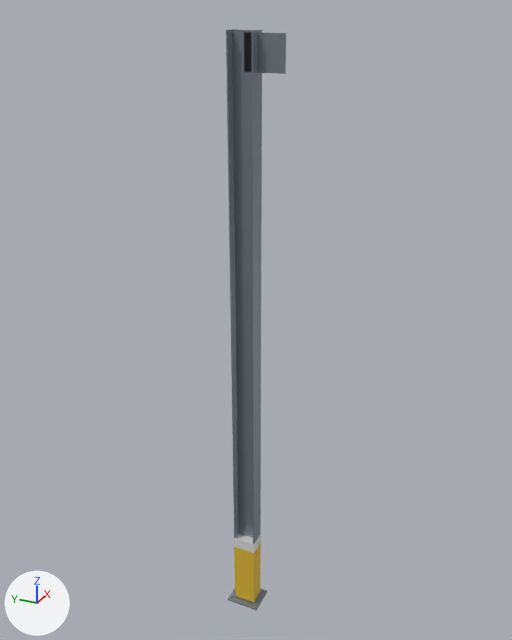
A saved change to the glTF model assets/models/egr-line-v3/hall_column.glb.
Both versions are drawn from a 50 mm camera at (-9.22, -4.32, 10.44) aimed at (0.29, -0.04, 5.69). Lighting does not change. The marker at lower left points along +X, +Y and +Z. The older version comes first. Where no turn or scale is listed for an object, it has been applied to the vertices. Vertices at exactly the same position are counted once.

In view in the first picture: 'Hall_Column_safety_yellow', 'Hall_Column_steel_column' and 1 more.
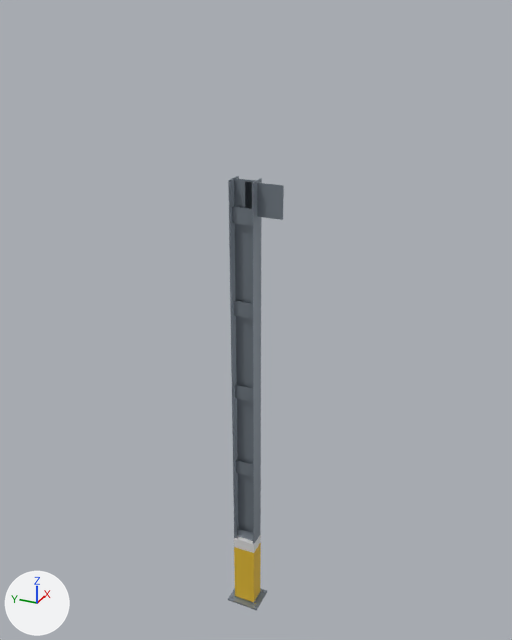
Boxes (x1, y1, x2, y2) around the edits, measured in the pictures (512 x 640 px; the box of a moved part takes in the faces that stretch with it):
'Hall_Column_steel_column', reshaped (7% narrower, 25% shorter)
    before: (226, 29, 286, 610)
    after: (228, 176, 284, 610)
part 1 of me_mesh_0, added
    after: (237, 529, 253, 541)
part 2 of me_mesh_0, added
    after: (236, 460, 253, 477)
part 3 of me_mesh_0, added
    after: (235, 385, 252, 402)
part 4 of me_mesh_0, added
    after: (234, 301, 252, 319)
part 5 of me_mesh_0, added
    after: (232, 207, 252, 226)
part 6 of me_mesh_0, moved or reshaped
    before: (244, 32, 286, 74)
    after: (245, 182, 284, 220)
part 7 of me_mesh_0, moved or reshaped
    before: (226, 29, 262, 544)
    after: (228, 176, 262, 544)

Patch to the scene script:
```diff
--- a/assets/models/egr-line-v3/hall_column.glb.py
+++ b/assets/models/egr-line-v3/hall_column.glb.py
@@ me_mesh_0 @@
 # used by ob_hall_column_steel_column; location = (0.0, 0.0, 0.0)
-me_mesh_0.from_pydata(...)  # 40 vertices, 60 faces; spans x -0.25..0.25, y -0.6..0.3, z 0.0..10.03
+me_mesh_0.from_pydata(...)  # 120 vertices, 180 faces; spans x -0.25..0.25, y -0.6..0.3, z 0.0..8.03
+# me_mesh_0 part 1: a new loose piece, a box spanning x -0.076..-0.064, y -0.176..0.176, z 1.375..1.625, in mat_steel_column (grey #8a949e)
+# me_mesh_0 part 2: a new loose piece, a box spanning x -0.076..-0.064, y -0.176..0.176, z 2.875..3.125, in mat_steel_column (grey #8a949e)
+# me_mesh_0 part 3: a new loose piece, a box spanning x -0.076..-0.064, y -0.176..0.176, z 4.375..4.625, in mat_steel_column (grey #8a949e)
+# me_mesh_0 part 4: a new loose piece, a box spanning x -0.076..-0.064, y -0.176..0.176, z 5.875..6.125, in mat_steel_column (grey #8a949e)
+# me_mesh_0 part 5: a new loose piece, a box spanning x -0.076..-0.064, y -0.176..0.176, z 7.375..7.625, in mat_steel_column (grey #8a949e)
+# me_mesh_0 part 6: the loose piece of 8 vertices spanning x -0.01..0.01, y -0.6..0.0, z 9.5..10.0 is moved by (0.0, 0.0, -2.0)
+# me_mesh_0 part 7: 12 vertices moved from x -0.15..0.15, y -0.19..0.19, z 10.03 to x -0.15..0.15, y -0.19..0.19, z 8.03
+# other edits to the shape of me_mesh_0 do not show in these pictures
 me_mesh_0.materials.append(mat_steel_column)
```
